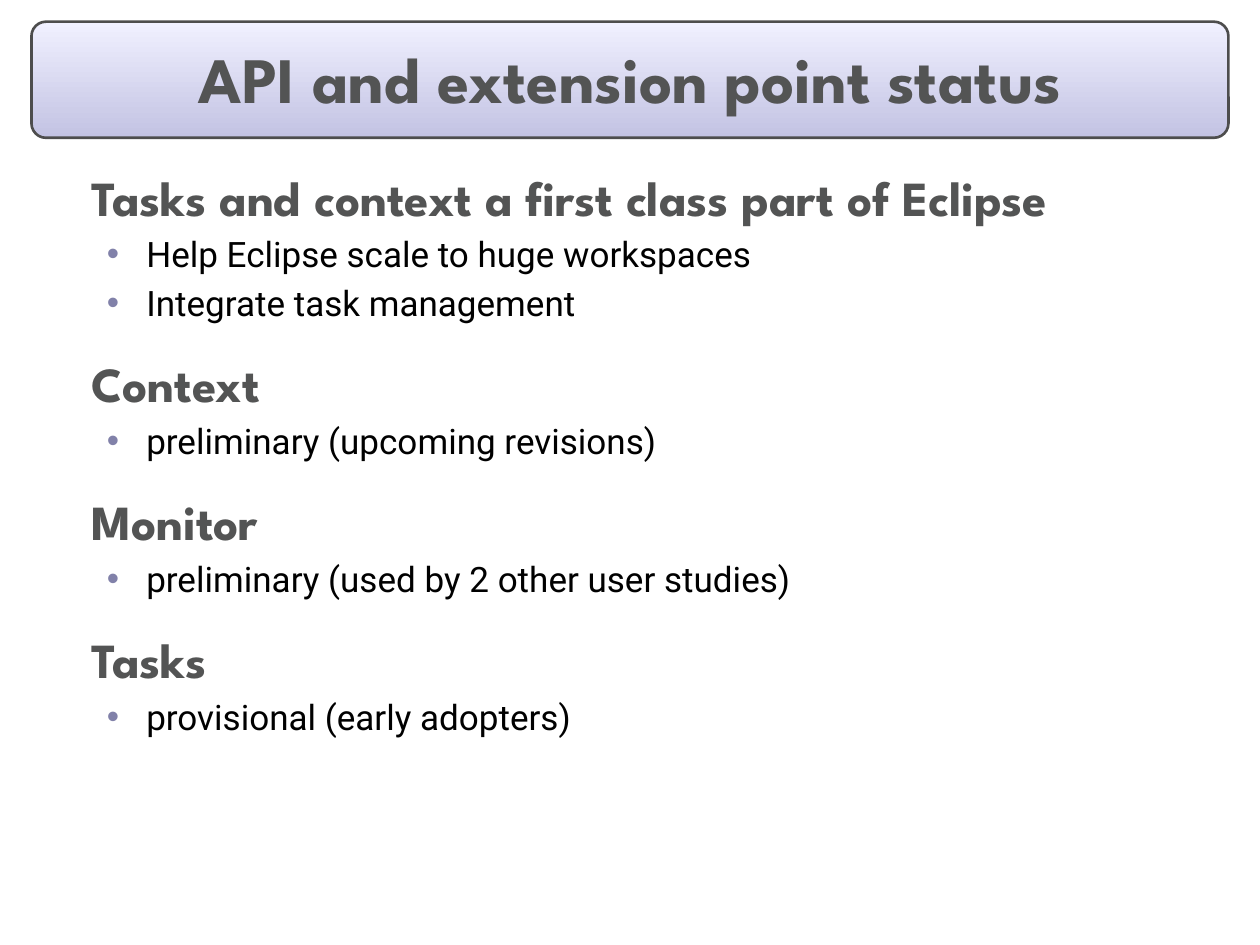
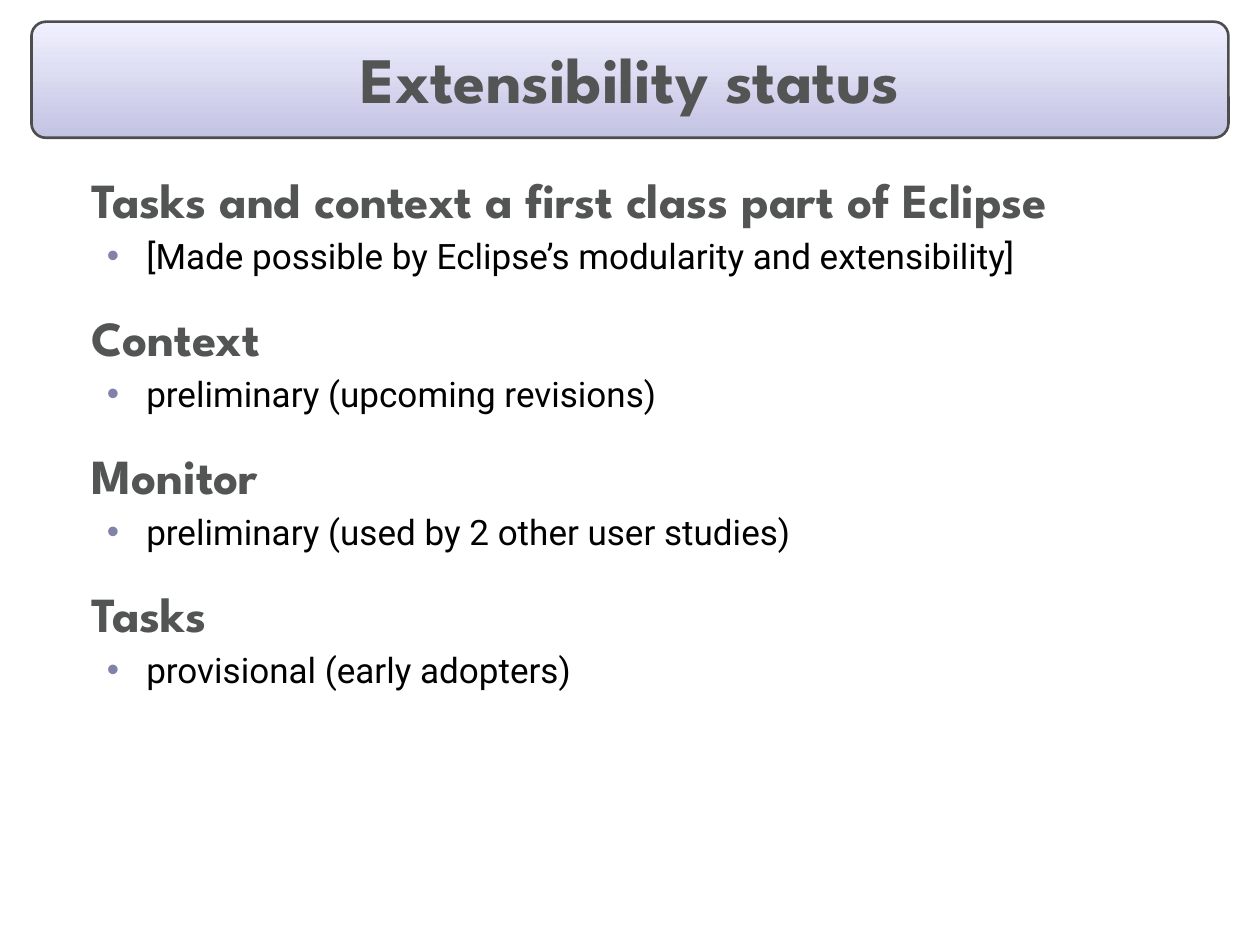
Before and after one commit to eclipse-mylyn/mylyn-website, a slide deck: slide 17 of publications/2006-03-mylar-eclipsecon.ppt. Drawn at 1260x945 pixels with LibreOffice and Linux fonts; fonts in the diff are those of the drawing. Boxes give left, top, right and bottom in pixels: in the first picture for what was removed or moved away, otherwise in the second. Text is boxed around its words. In the diff, an @@ line names an element or a change of style, - is before the commit and + after.

Commit message:
Progress on: prepare eclipsecon talk and slides

```diff
--- a/publications/2006-03-mylar-eclipsecon.ppt
+++ b/publications/2006-03-mylar-eclipsecon.ppt
@@ title at [361, 58, 898, 117]: text changed @@
-API and extension point status
+Extensibility status
@@ text at [146, 240, 1014, 277]: text changed @@
-  • Help Eclipse scale to huge workspaces
-  • Integrate task management
+  • [Made possible by Eclipse’s modularity and extensibility]
```
Also in this commit, not shown: 17 other slides changed.
